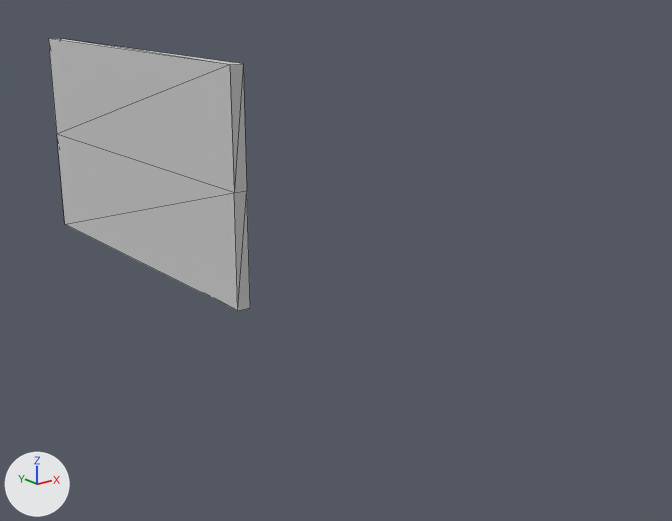
The FBX model Assets/Resources/Meshes/Fbx/Pared.FBX as it was, and as the next commit left it.
The view is the same before and after, from a 50 mm lens placed at (1.23, -20.6, 5.39), pointed at (10.11, -9.5, 0.95). The axes (+X, +Y, +Z) are drawn at lower left. The lights are the same throughout. Mesh edges are drawn as thin lines. Where no turn or scale is listed for an object, it has been applied to the vertices.

In view in the first picture: 'Pared'.
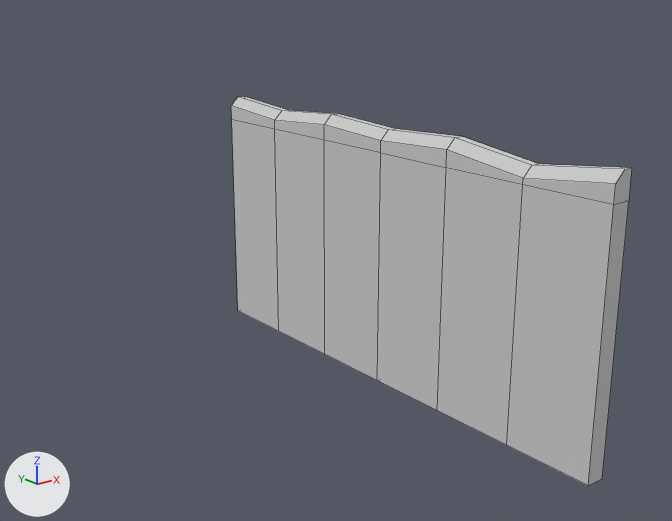
What differs and where, as boxes (x1, y1, x2, y2) in the pictures (672 x 521 px):
'Pared', reshaped (98% wider, 43% taller)
    before: (48, 38, 250, 311)
    after: (231, 96, 632, 486)

The change, as a list of edits to the scene's bpy script:
```text
Change me_mesh:
    used by ob_pared; location = (9.0, -8.29, 0.0)
    remove me_mesh.from_pydata(...)  # 12 vertices, 20 faces; spans x 0.0..0.25, y 0.0..7.0, z 0.0..4.0
    add me_mesh.from_pydata(...)  # 49 vertices, 46 faces; spans x 0.0..0.25, y -7.0..0.0, z 0.0..3.5
    me_mesh part 1
    10 vertices are removed from x 0.0..0.25, y 0.0..7.0, z 0.0..4.0
    20 faces are deleted
    33 vertices are added at x 0.0..0.25, y -7.0..0.0, z 0.0..3.5
    14 new vertices lie (0.0, 0.0, 3.16) away from vertices in x 0.0..0.25, y -7.0..0.0, z 0.0
    46 new faces join them
```
